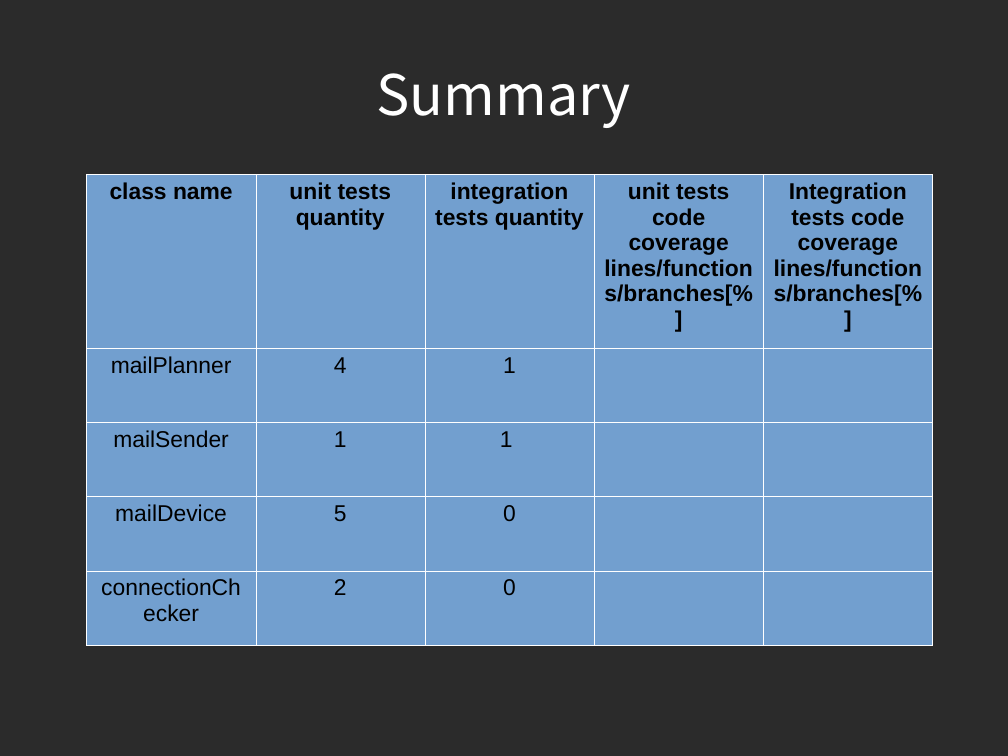
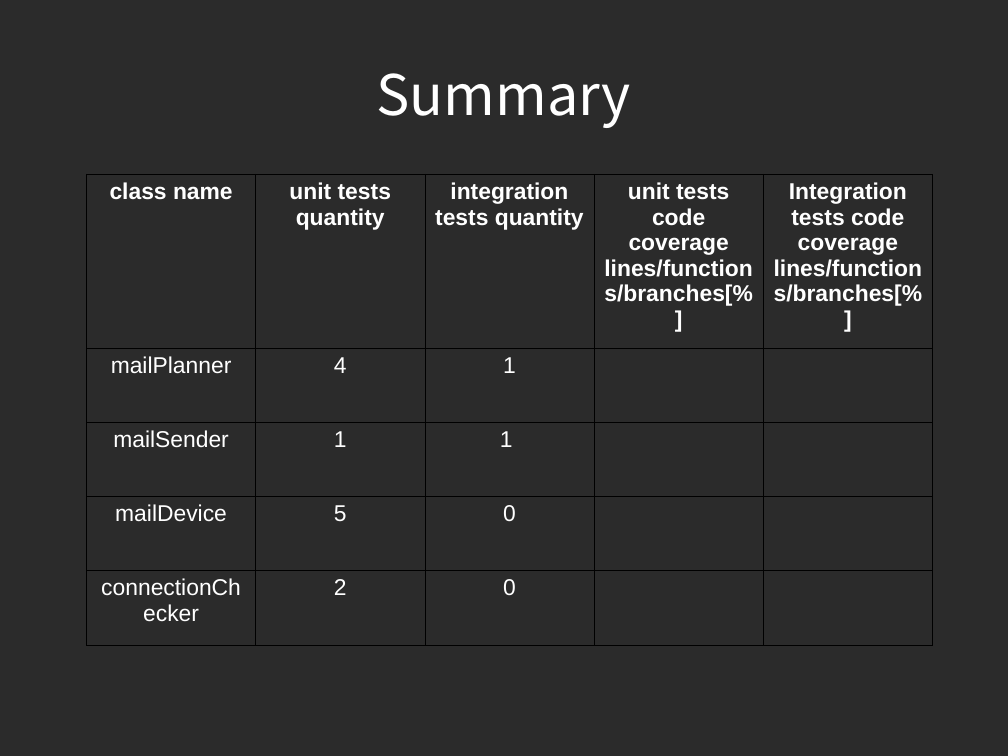
Before and after one commit to piotrek24061988/AutomaticTesting, a slide deck: slide 35 of module1/doc/AutomatedTesting2.odp. Drawn at 1008x756 pixels with LibreOffice and Linux fonts; fonts in the diff are those of the drawing; background and template pictures are left out; a plain dark background stands for a picture behind light text. Boxes give left, top, right and bottom in pixels: in the first picture for what was removed or moved away, otherwise in the second. Text is boxed around its words. In the diff, an @@ line names an element or a change of style, - is before the commit and + after.

```diff
--- a/module1/doc/AutomatedTesting2.odp
+++ b/module1/doc/AutomatedTesting2.odp
@@ table at (x1=87, y1=174, x2=933, y2=599) @@
@@ fill #729FCF to none in 17 cells @@
@@ text colour #000000 to #FFFFFF @@
@@ borders changed @@
```
Also in this commit, not shown: 19 other slides changed.
